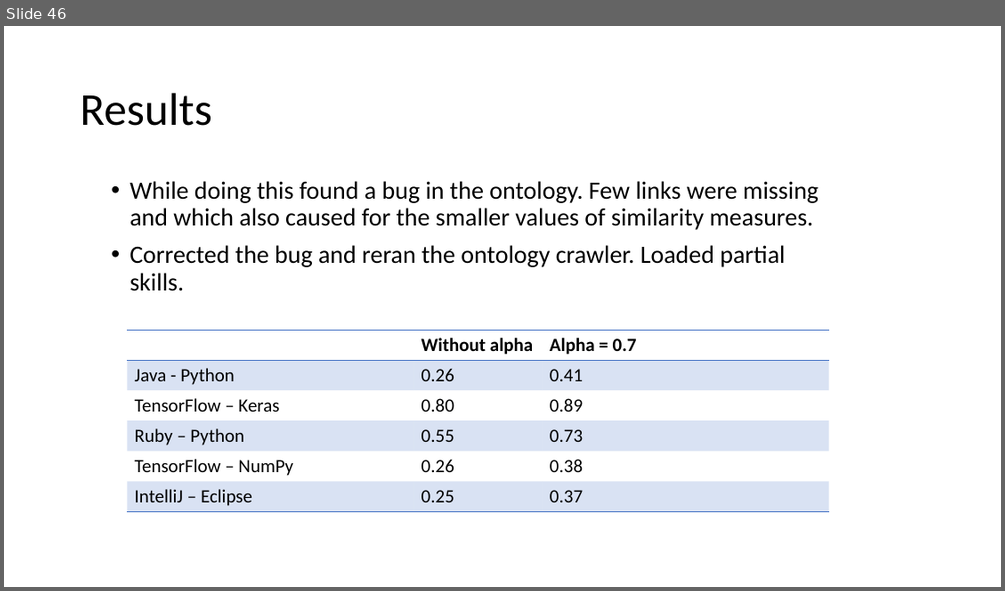
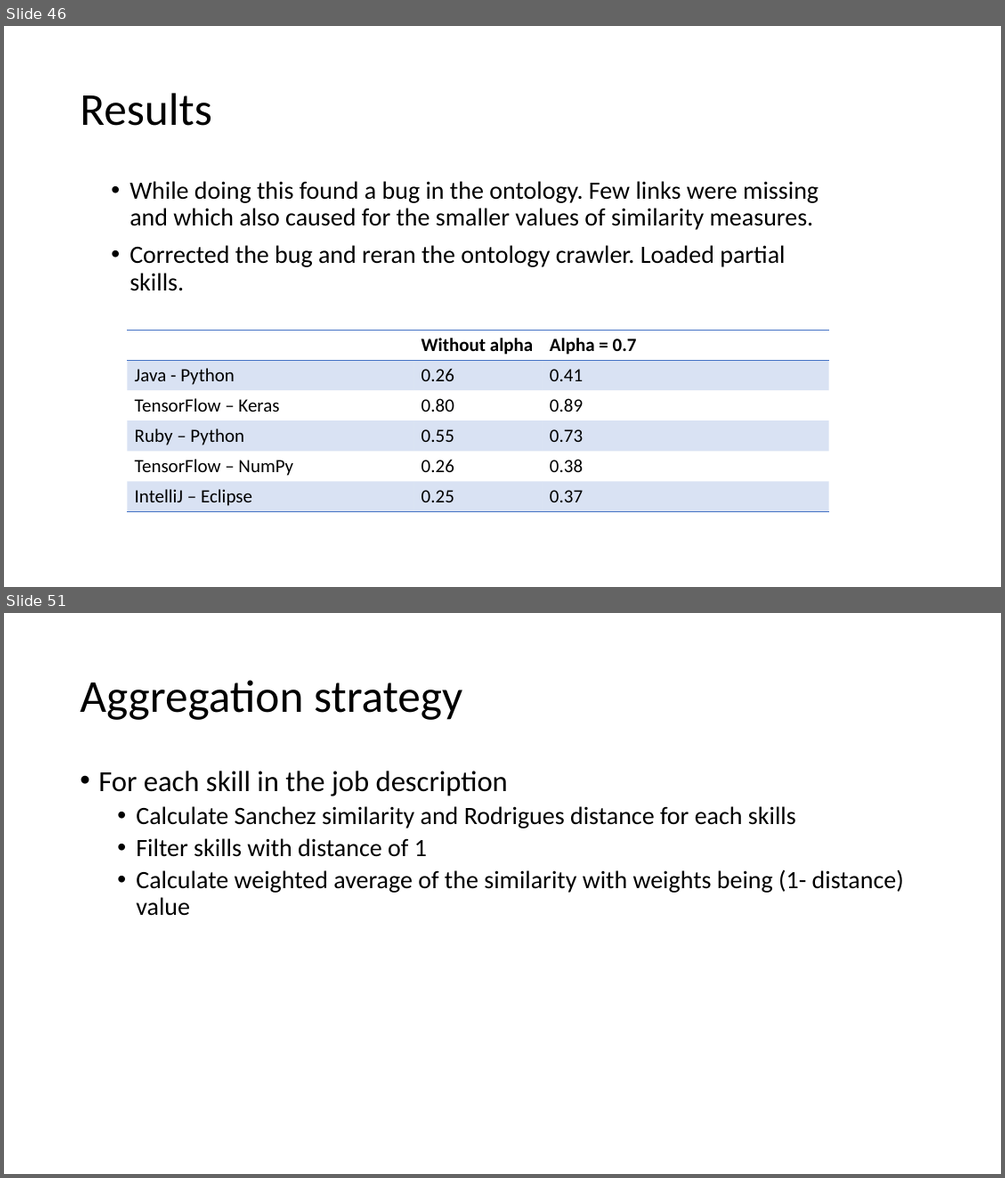
Before and after one commit to yeshbash/CS297, a slide deck: CS297-2.pptx. Shown one above the other, each under a label of ours: slide 46 before the commit, slides 46 and 51 after it; the slides between them are not shown. The pictures are 1005x591 and 1005x1178 pixels, drawn with LibreOffice and Linux fonts; fonts in the diff are those of the drawing. Boxes give left, top, right and bottom in pixels: in the first picture for what was removed or moved away, otherwise in the second. Text is boxed around its words. In the diff, an @@ line names an element or a change of style, - is before the commit and + after.

Commit message:
weighted avergage of skill similairty

```diff
--- a/CS297-2.pptx
+++ b/CS297-2.pptx
@@ slide 51 added at (x1=4, y1=613, x2=1001, y2=1174), background #FFFFFF @@
@@ title added at (x1=80, y1=680, x2=462, y2=720), 44 pt, text #000000 @@
+Aggregation strategy
@@ text added at (x1=98, y1=771, x2=904, y2=916), 24 pt, text #000000 @@
+• For each skill in the job description
+  • Calculate Sanchez similarity and Rodrigues distance for each skills
+  • Filter skills with distance of 1
+  • Calculate weighted average of the similarity with weights being (1- distance) value
```
Also in this commit, not shown: 5 other slides added, 2 other files.
